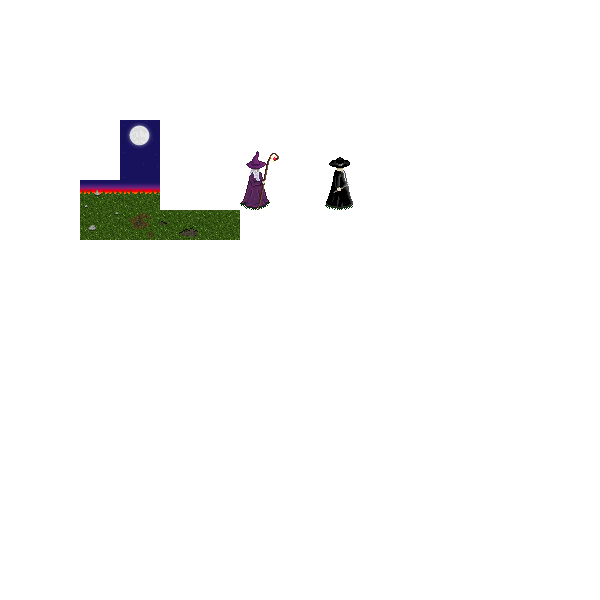
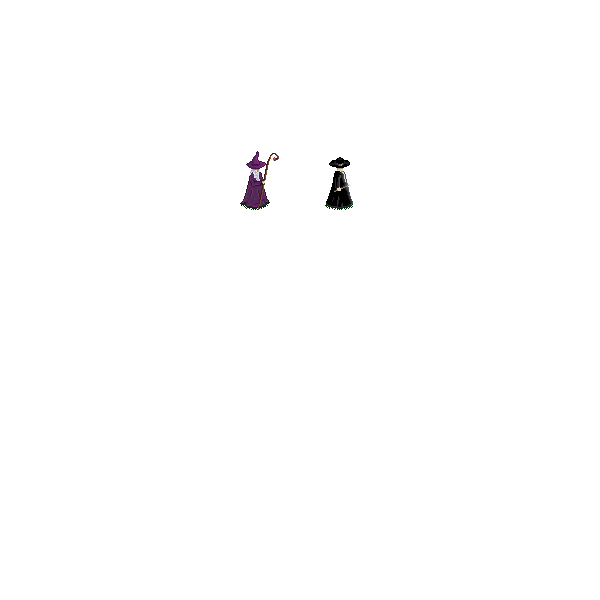
Revision of a layered 600×600 image; what changed, layer by layer:
removed group "ground" (62 layers) over left=80, top=120, right=240, bottom=240
removed group "grass" (5 layers) from group "ground" over left=200, top=210, right=240, bottom=240
removed layer "Calque 20 copie" (1st of 2, in "ground" › "grass") from group "grass" over left=200, top=210, right=240, bottom=240
removed layer "Calque 17 copie" (1st of 2, in "ground" › "grass") from group "grass" over left=200, top=210, right=240, bottom=240
removed group "grass dirt" (8 layers) from group "ground" over left=160, top=210, right=200, bottom=240
removed layer "Calque 20" (1st of 4, in "ground" › "grass dirt") from group "grass dirt" over left=160, top=210, right=200, bottom=240
removed layer "Calque 17" (1st of 4, in "ground" › "grass dirt") from group "grass dirt" over left=160, top=210, right=200, bottom=240
removed group "grass burnt" (7 layers) from group "ground" over left=120, top=210, right=160, bottom=240
removed layer "Calque 20" (2nd of 4, in "ground" › "grass burnt") from group "grass burnt" over left=120, top=210, right=160, bottom=240
removed layer "Calque 17" (2nd of 4, in "ground" › "grass burnt") from group "grass burnt" over left=120, top=210, right=160, bottom=240
removed group "grass rock" (9 layers) from group "ground" over left=80, top=210, right=120, bottom=240
removed layer "Calque 20 copie" (2nd of 2, in "ground" › "grass rock") from group "grass rock" over left=80, top=210, right=120, bottom=240
removed group "ground top" (7 layers) from group "ground" over left=120, top=180, right=160, bottom=215
removed group "ground top rock" (12 layers) from group "ground" over left=80, top=180, right=120, bottom=215
removed group "sky moon" (4 layers) from group "ground" over left=120, top=120, right=160, bottom=178
removed layer "Calque 29 copie" (was 10%) from group "sky moon" over left=123, top=121, right=158, bottom=178
…and 41 more changes (37 removed, 4 visibility)
